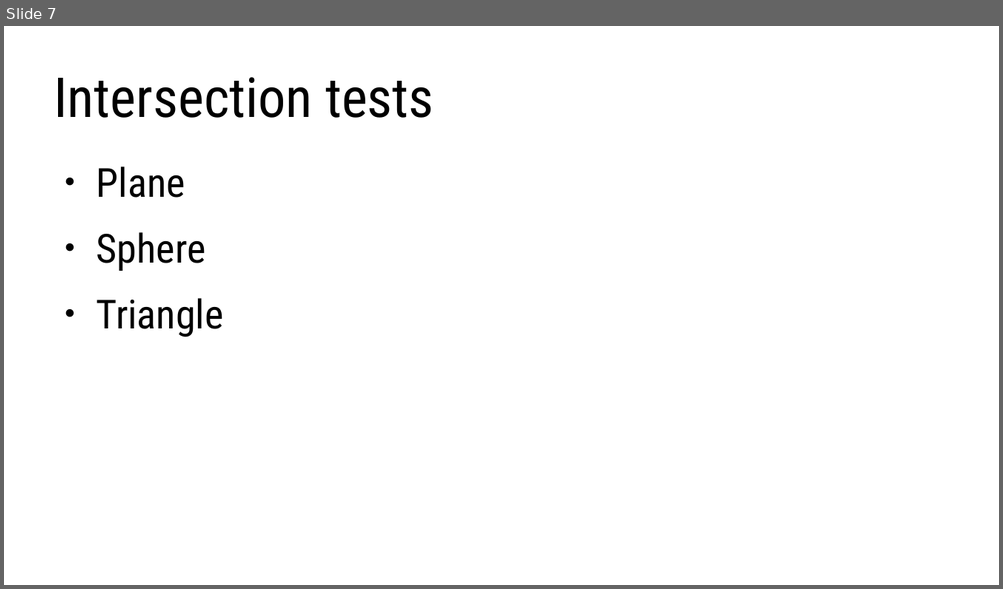
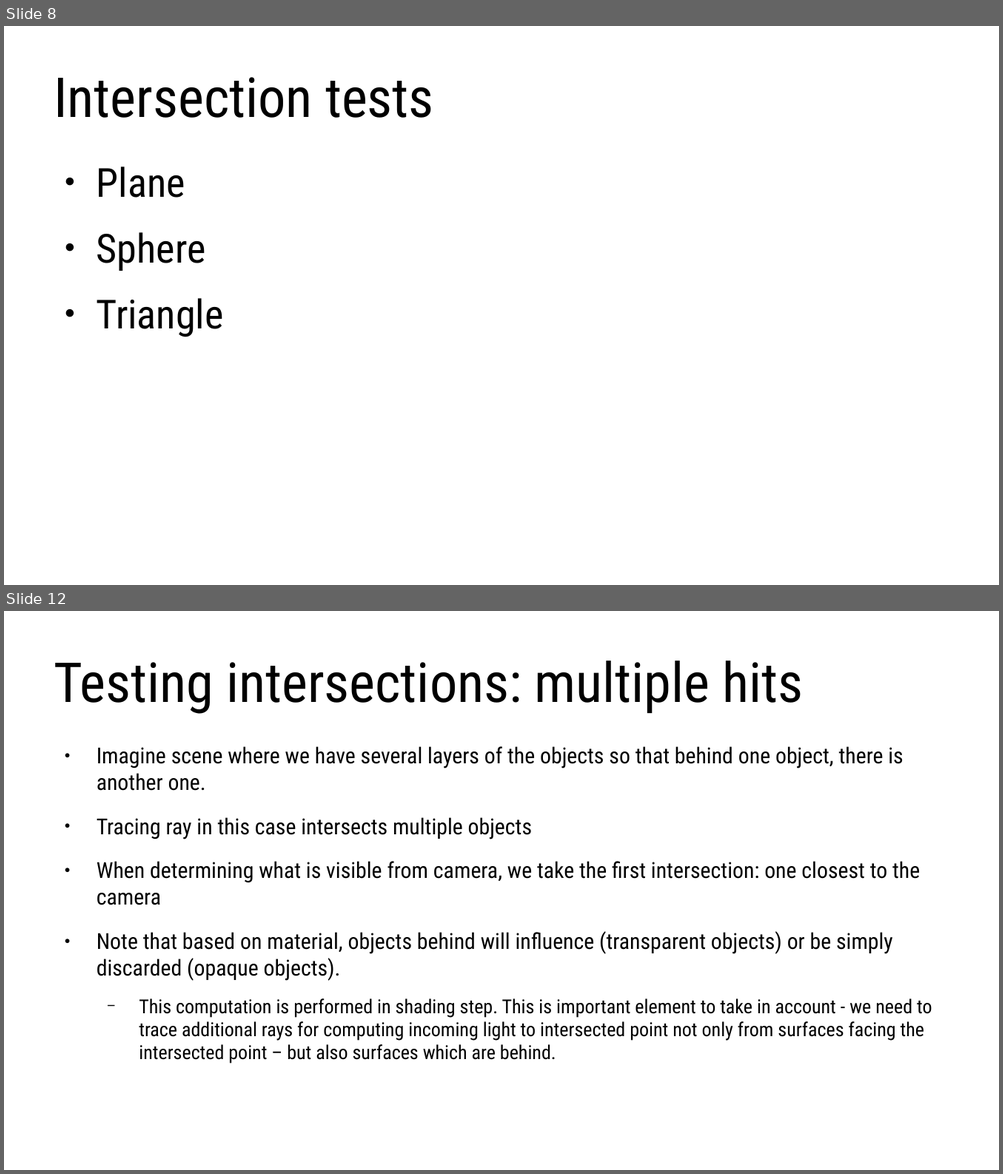
Before and after one commit to lorentzo/IntroductionToComputerGraphics, a slide deck: lectures/foundations_rendering/foundations_raytracing.odp. Shown one above the other, each under a label of ours: slide 7 before the commit, slides 8 and 12 after it; the slides between them are not shown. The pictures are 1003x589 and 1003x1174 pixels, drawn with LibreOffice and Linux fonts; fonts in the diff are those of the drawing. Boxes give left, top, right and bottom in pixels: in the first picture for what was removed or moved away, otherwise in the second. Text is boxed around its words. In the diff, an @@ line names an element or a change of style, - is before the commit and + after.

Commit message:
3d scene and rendering foundations

```diff
--- a/lectures/foundations_rendering/foundations_raytracing.odp
+++ b/lectures/foundations_rendering/foundations_raytracing.odp
@@ slide 12 added at [4, 611, 999, 1170], background #FFFFFF @@
@@ title added at [54, 661, 803, 714], 44 pt, text #000000 @@
+Testing intersections: multiple hits
@@ text added at [96, 746, 932, 1064], 17.6 pt, text #000000 @@
+● Imagine scene where we have several layers of the objects so that behind one object, there is another one.
+● Tracing ray in this case intersects multiple objects
+● When determining what is visible from camera, we take the first intersection: one closest to the camera
+● Note that based on material, objects behind will influence (transparent objects) or be simply discarded (opaque objects).
+  − This computation is performed in shading step. This is important element to take in account - we need to trace additional rays for computing incoming light to intersected point not only from surfaces facing the intersected point – but also surfaces which are behind.
@@ what was slide 7 is now slide 8 @@
```
Also in this commit, not shown: 6 slides changed, 5 other slides added, 1 slide removed, 2 other files.
